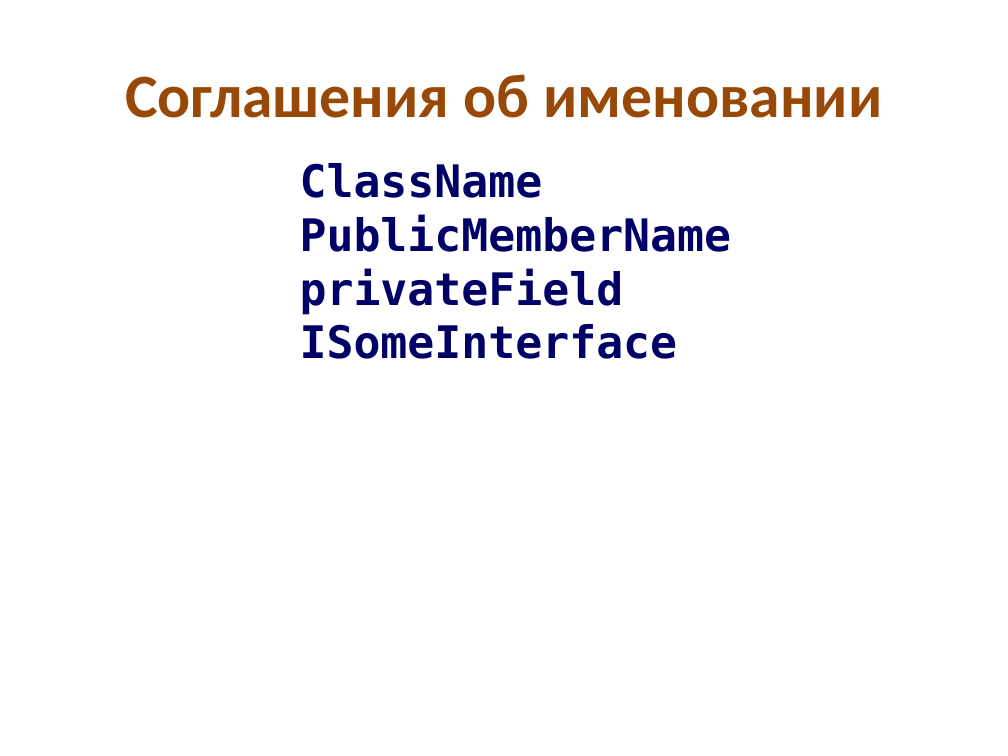
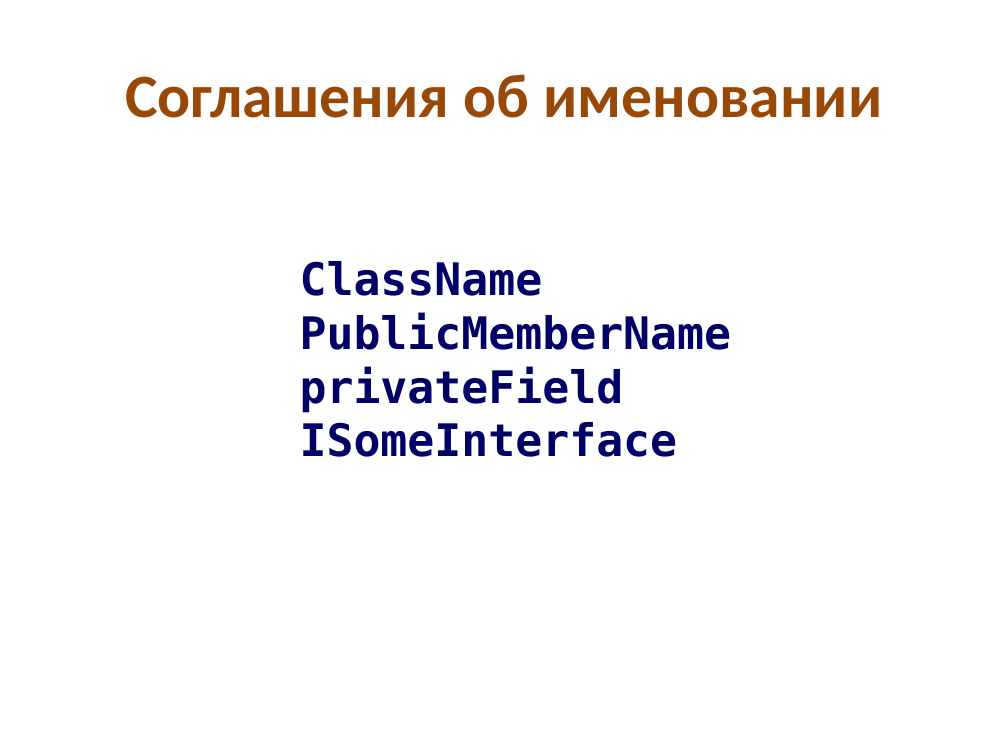
Before and after one commit to kontur-edu/intern-2014, a slide deck: slide 9 of 01-CleanCode/CleanCode.pptx. Drawn at 1008x756 pixels with LibreOffice and Linux fonts; fonts in the diff are those of the drawing. Boxes give left, top, right and bottom in pixels: in the first picture for what was removed or moved away, otherwise in the second. Text is boxed around its words. In the diff, an @@ line names an element or a change of style, - is before the commit and + after.

```diff
--- a/01-CleanCode/CleanCode.pptx
+++ b/01-CleanCode/CleanCode.pptx
@@ text "ClassName": place and size @@
-text "ClassName" at (300, 163, 732, 359)
+text "ClassName" at (300, 261, 732, 457)
```
Also in this commit, not shown: 13 other slides changed, 6 slides added, 1 slide removed, 8 other files.
